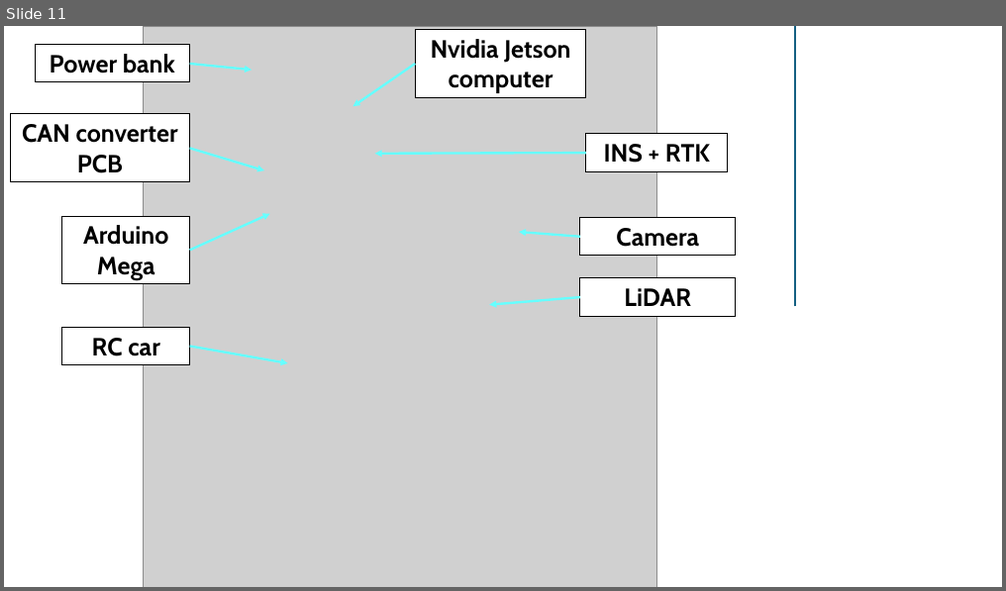
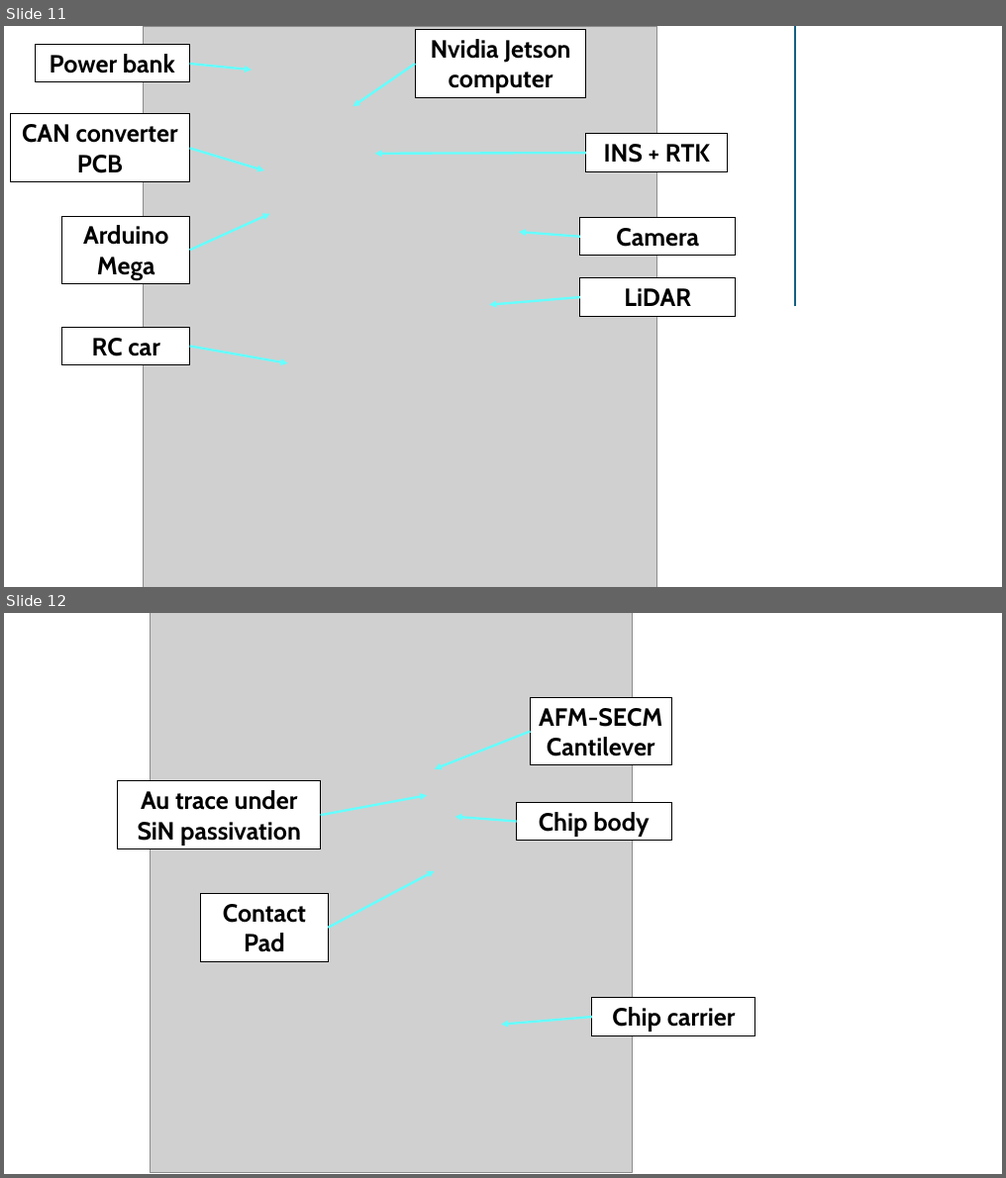
Before and after one commit to Matteo-404/Matteo-404.github.io, a slide deck: assets/img/edits.pptx. Shown one above the other, each under a label of ours: slide 11 before the commit, slides 11 and 12 after it. The pictures are 1006x591 and 1006x1178 pixels, drawn with LibreOffice and Linux fonts; fonts in the diff are those of the drawing; grey boxes stand for pictures. Boxes give left, top, right and bottom in pixels: in the first picture for what was removed or moved away, otherwise in the second. Text is boxed around its words. In the diff, an @@ line names an element or a change of style, - is before the commit and + after.

```diff
--- a/assets/img/edits.pptx
+++ b/assets/img/edits.pptx
@@ slide 12 added at box(4, 613, 1002, 1174), background #FFFFFF @@
@@ picture added at box(150, 613, 632, 1173) @@
@@ rectangle added at box(531, 697, 672, 765), fill #FFFFFF, outline #000000 0.75 pt, 24 pt, text #000000, bold @@
+AFM-SECM Cantilever
@@ arrow added from (531, 731) to (435, 769), #66FFFF 2.25 pt @@
@@ rectangle added at box(118, 781, 321, 850), fill #FFFFFF, outline #000000 0.75 pt, 24 pt, text #000000, bold @@
+Au trace under SiN passivation
@@ arrow added from (321, 815) to (427, 796), #66FFFF 2.25 pt @@
@@ arrow added from (517, 821) to (455, 817), #66FFFF 2.25 pt @@
@@ rectangle added at box(517, 802, 672, 840), fill #FFFFFF, outline #000000 0.75 pt, 24 pt, text #000000, bold @@
+Chip body
@@ arrow added from (328, 928) to (435, 871), #66FFFF 2.25 pt @@
@@ rectangle added at box(201, 894, 328, 961), fill #FFFFFF, outline #000000 0.75 pt, 24 pt, text #000000, bold @@
+Contact Pad
@@ rectangle added at box(592, 998, 755, 1036), fill #FFFFFF, outline #000000 0.75 pt, 24 pt, text #000000, bold @@
+Chip carrier
@@ arrow added from (592, 1017) to (501, 1025), #66FFFF 2.25 pt @@
```
Also in this commit, not shown: 2 other files.
